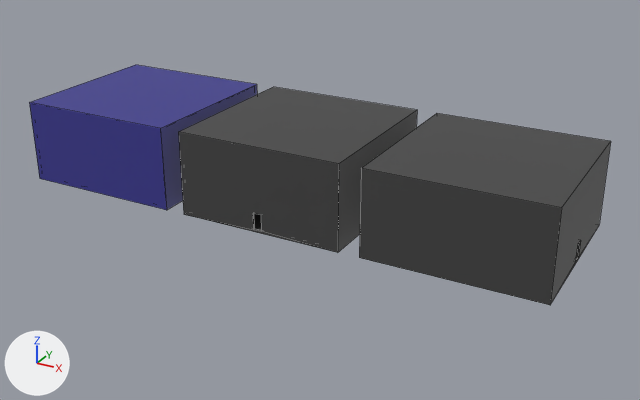
The Blender file environment/rooms/Rooms.blend: old version first, new version second.
Rendered twice from a 50 mm lens placed at (142.0, -167.8, 85.0), pointed at (58.3, -15.7, 9.0). The axes (+X, +Y, +Z) are drawn at lower left. The lights are the same throughout. The first picture is the older version. Mesh edges are drawn as thin lines.

In view in the first picture: 'Room1', 'Room2', 'Room2-L'.
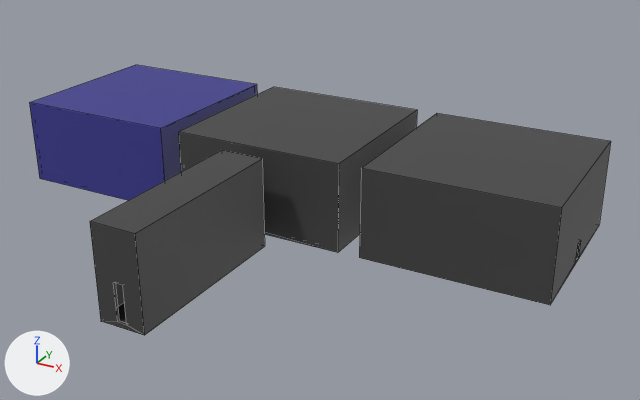
ob_doorc21 is not drawn itself; it is used by a modifier of ob_corridor2.
ob_doorc22 is not drawn itself; it is used by a modifier of ob_corridor2.

Scene script edits in JSON lines:
```json
{"op": "add", "block": "me_cooridor2mesh", "code": ["me_cooridor2mesh = bpy.data.meshes.new('Cooridor2Mesh')", "me_cooridor2mesh.from_pydata(...)  # a box spanning x -5.0..5.0, y -20.0..20.0, z 0.0..10.0", "me_cooridor2mesh.materials.append(mat_stone)  # dark grey #424242"]}
{"op": "add", "block": "ob_doorc22", "code": ["ob_doorc22 = bpy.data.objects.new('DoorC22', me_door22mesh_l.copy())  # the mesh of ob_door22_l", "ob_doorc22.parent = ob_corridor2", "ob_doorc22.matrix_parent_inverse = Matrix(((1.0, 0.0, 0.0, -45.0), (0.0, 1.0, 0.0, 45.0), (0.0, 0.0, 1.0, 0.0), (0.0, 0.0, 0.0, 1.0)))", "ob_doorc22.location = (45.0, -64.75, 0.5)", "ob_doorc22.rotation_euler = (0.0, 0.0, -1.571)  # degrees (0, 0, -90)", "ob_doorc22.hide_set(True)"]}
{"op": "add", "block": "ob_corridor2", "code": ["ob_corridor2 = bpy.data.objects.new('Corridor2', me_cooridor2mesh)", "ob_corridor2.location = (45.0, -45.0, 0.0)", "ob_corridor2.scale = (1.0, 1.0, 2.0)", "_m = ob_corridor2.modifiers.new('Solidify', 'SOLIDIFY')", "_m.thickness = 0.5", "_m.use_even_offset = True", "_m = ob_corridor2.modifiers.new('DoorC21', 'BOOLEAN')", "_m.object = ob_doorc21", "_m = ob_corridor2.modifiers.new('DoorC22', 'BOOLEAN')", "_m.object = ob_doorc22"]}
{"op": "add", "block": "ob_doorc21", "code": ["ob_doorc21 = bpy.data.objects.new('DoorC21', me_door22mesh_l.copy())  # the mesh of ob_door22_l", "ob_doorc21.parent = ob_corridor2", "ob_doorc21.matrix_parent_inverse = Matrix(((1.0, 0.0, 0.0, -45.0), (0.0, 1.0, 0.0, 45.0), (0.0, 0.0, 1.0, 0.0), (0.0, 0.0, 0.0, 1.0)))", "ob_doorc21.location = (45.0, -25.25, 0.5)", "ob_doorc21.rotation_euler = (0.0, 0.0, -1.571)  # degrees (0, 0, -90)", "ob_doorc21.hide_set(True)"]}
```

Location of each change, [x1, y1, x2, y2] in pixels of the pictures (640 x 400 px):
```json
{"object": "Corridor2", "change": "added", "after": [90, 150, 265, 335]}
```
